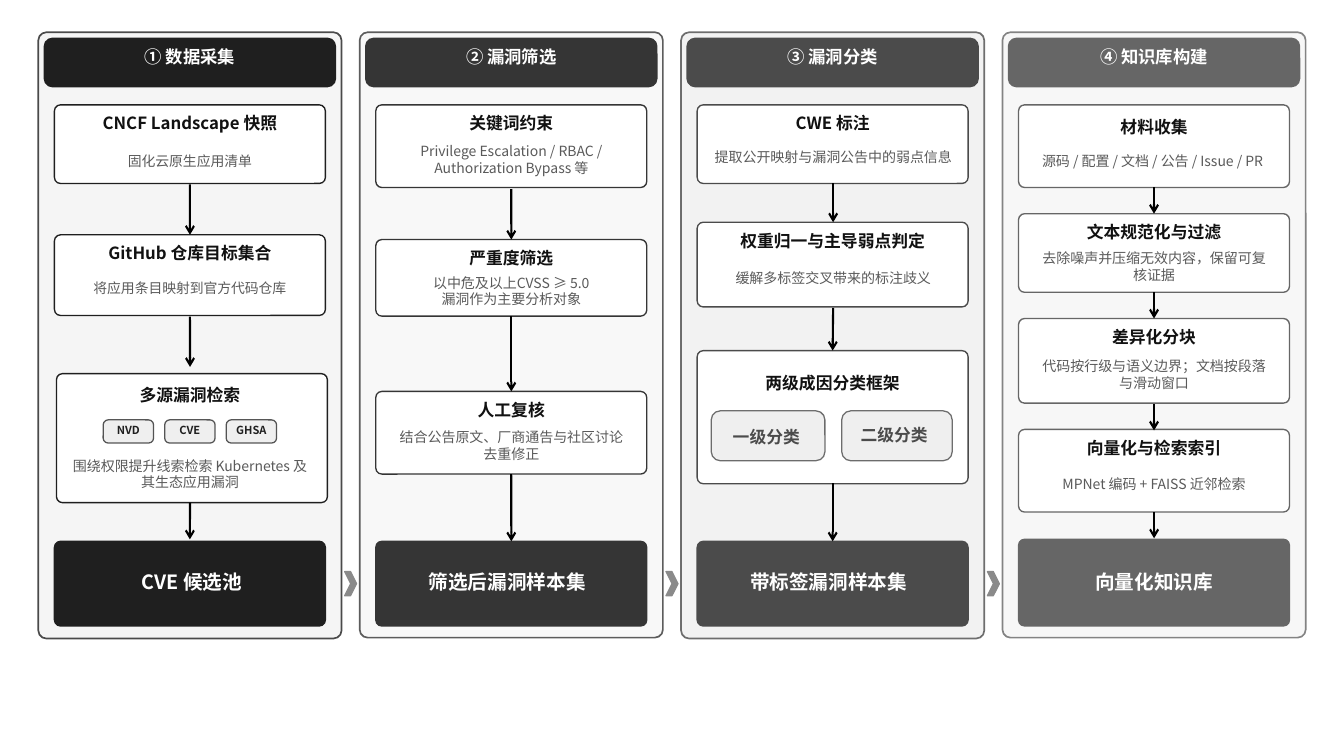
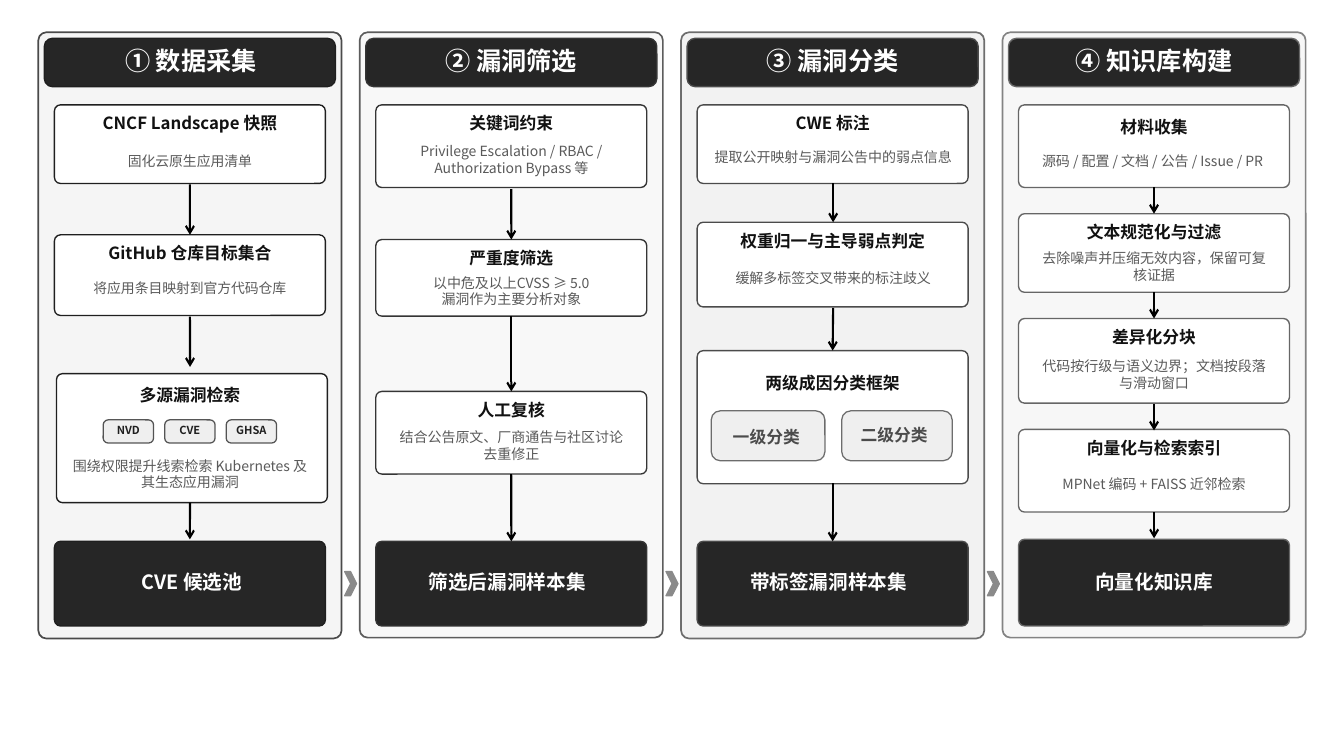
Before and after one commit to Ivanbeethoven/ustb_graduator_paper, a slide deck: slide 1 of images/chap3_kb_flow_bw.pptx. Drawn at 1344x756 pixels with LibreOffice and Linux fonts; fonts in the diff are those of the drawing. Boxes give left, top, right and bottom in pixels: in the first picture for what was removed or moved away, otherwise in the second. Text is boxed around its words. In the diff, an @@ line names an element or a change of style, - is before the commit and + after.

```diff
--- a/images/chap3_kb_flow_bw.pptx
+++ b/images/chap3_kb_flow_bw.pptx
@@ rounded rectangle at (x1=44, y1=38, x2=336, y2=87): fill #1F1F1F to #262626 @@
@@ size 12.4 to 18 pt in 4 elements at (x1=445, y1=48, x2=577, y2=73), (x1=767, y1=48, x2=899, y2=73), (x1=1076, y1=48, x2=1232, y2=73), (x1=125, y1=48, x2=257, y2=73) @@
@@ rounded rectangle at (x1=366, y1=38, x2=657, y2=87): fill #353535 to #262626 @@
@@ rounded rectangle at (x1=687, y1=38, x2=978, y2=87): fill #4B4B4B to #262626 @@
@@ rounded rectangle at (x1=1008, y1=38, x2=1300, y2=87): fill #666666 to #262626 @@
@@ rounded rectangle at (x1=1018, y1=539, x2=1290, y2=626): fill #666666 to #262626 @@
@@ rounded rectangle at (x1=376, y1=541, x2=647, y2=626): fill #353535 to #262626 @@
@@ rounded rectangle at (x1=697, y1=541, x2=968, y2=626): fill #4B4B4B to #262626 @@
```
Also in this commit, not shown: 30 other files.
